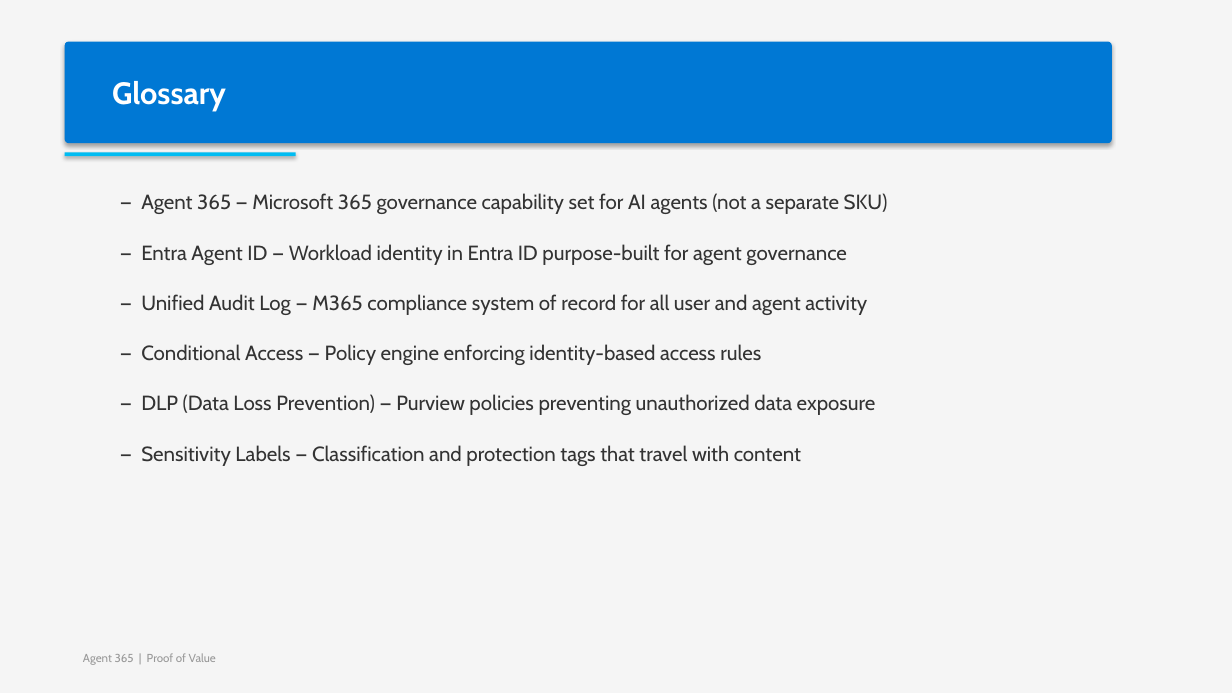
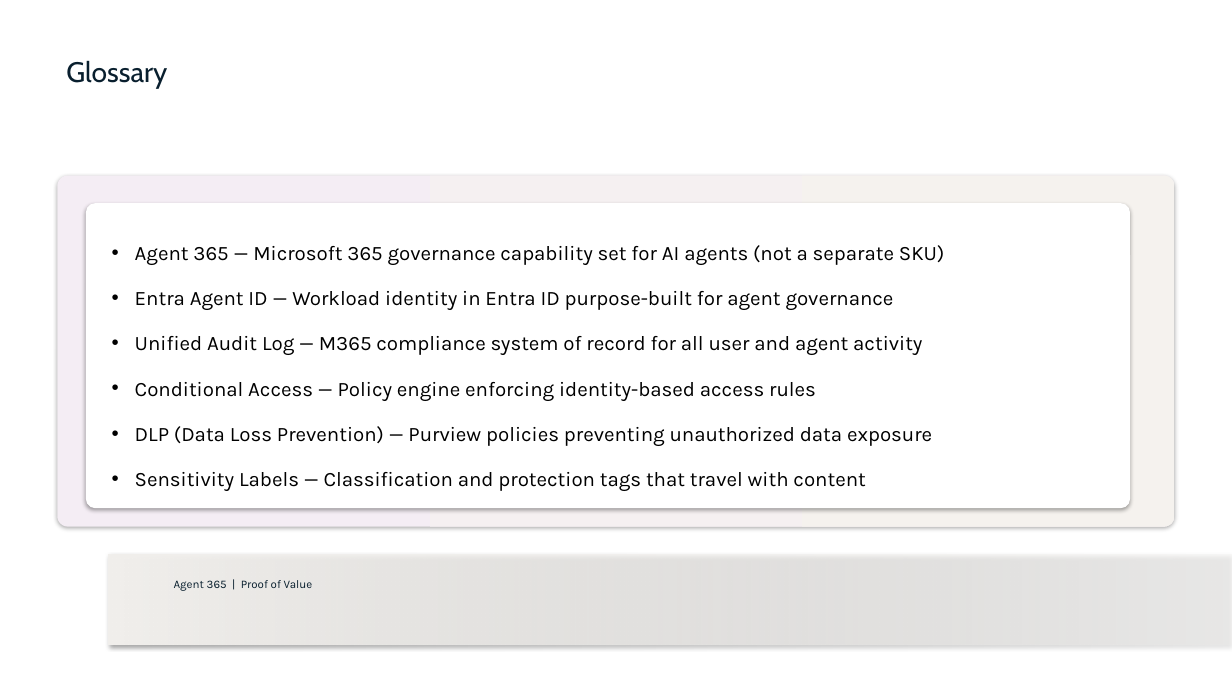
Before and after one commit to cloudtoso/Agent-365-POC, a slide deck: slide 44 of Agent365-PoV-Deck.pptx. Drawn at 1232x693 pixels with LibreOffice and Linux fonts; fonts in the diff are those of the drawing. Boxes give left, top, right and bottom in pixels: in the first picture for what was removed or moved away, otherwise in the second. Text is boxed around its words. In the diff, an @@ line names an element or a change of style, - is before the commit and + after.

```diff
--- a/Agent365-PoV-Deck.pptx
+++ b/Agent365-PoV-Deck.pptx
@@ rectangle removed at [0,0,1232,693] @@
@@ text "Glossary": place and size @@
-text "Glossary" at [65,42,1112,143]
+text "Glossary" at [66,60,167,89]
@@ text "Glossary" at [66,60,167,89]: size 24 to 22 pt, text colour #FFFFFF to #091F2E, bold off; fill #0078D4 to none; shadow off @@
@@ rounded rectangle added at [57,176,1175,527], fill gradient #F4EDF4 to #F5F2EE @@
@@ rectangle removed at [65,152,296,156] @@
@@ rounded rectangle added at [86,203,1130,508], fill #FFFFFF @@
@@ text at [135,245,944,491]: text changed; font Cabin to Karla; text colour #333333 to #000000 @@
-— Agent 365 — Microsoft 365 governance capability set for AI agents (not a separate SKU)
-— Entra Agent ID — Workload identity in Entra ID purpose-built for agent governance
-— Unified Audit Log — M365 compliance system of record for all user and agent activity
-— Conditional Access — Policy engine enforcing identity-based access rules
-— DLP (Data Loss Prevention) — Purview policies preventing unauthorized data exposure
-— Sensitivity Labels — Classification and protection tags that travel with content
+• Agent 365 — Microsoft 365 governance capability set for AI agents (not a separate SKU)
+• Entra Agent ID — Workload identity in Entra ID purpose-built for agent governance
+• Unified Audit Log — M365 compliance system of record for all user and agent activity
+• Conditional Access — Policy engine enforcing identity-based access rules
+• DLP (Data Loss Prevention) — Purview policies preventing unauthorized data exposure
+• Sensitivity Labels — Classification and protection tags that travel with content
@@ rectangle added at [108,555,1232,645], fill gradient #F2F0ED @@
@@ text "Agent 365 | Proof of ...": place and size @@
-text "Agent 365 | Proof of ..." at [83,653,216,665]
+text "Agent 365 | Proof of ..." at [174,580,313,591]
@@ text "Agent 365 | Proof of ..." at [174,580,313,591]: font Cabin to Karla, text colour #999999 to #091F2E @@
```
Also in this commit, not shown: 43 other slides changed, 1 other file.
